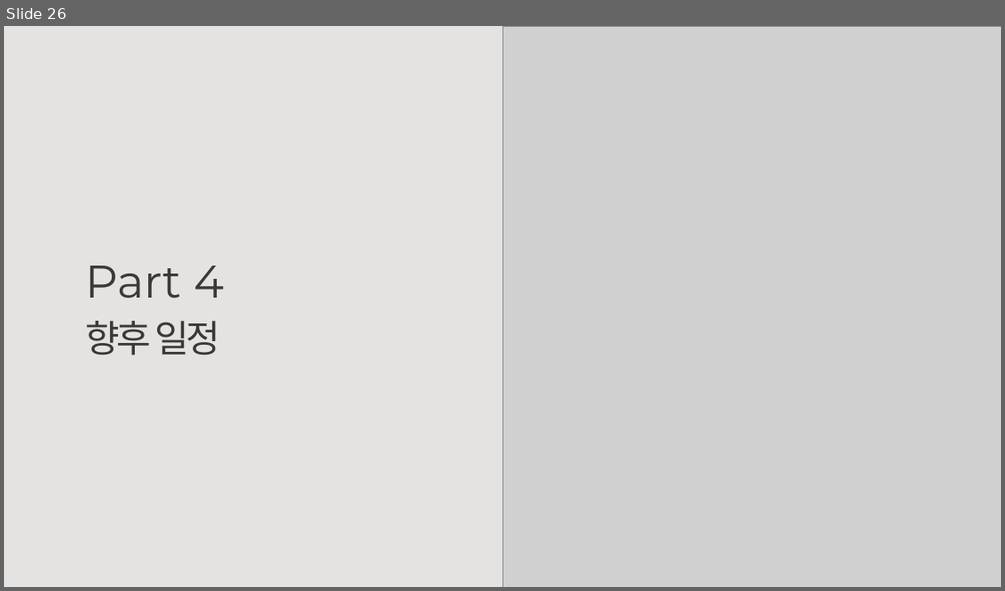
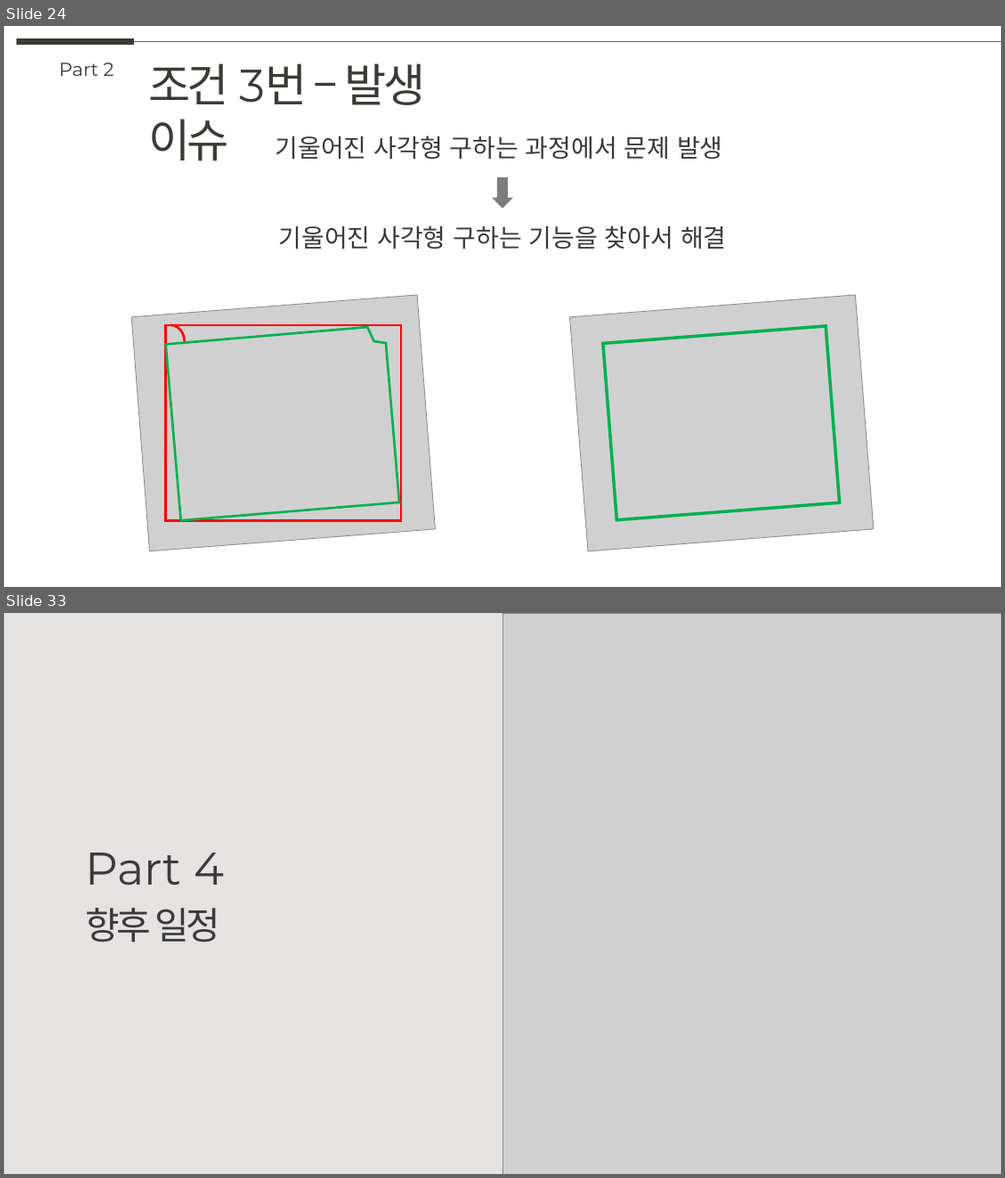
Before and after one commit to knudatascientists/lg-innotek-projects, a slide deck: docs/중간_보고서.pptx. Shown one above the other, each under a label of ours: slide 26 before the commit, slides 24 and 33 after it; the slides between them are not shown. The pictures are 1005x591 and 1005x1178 pixels, drawn with LibreOffice and Linux fonts; fonts in the diff are those of the drawing; grey boxes stand for pictures. Boxes give left, top, right and bottom in pixels: in the first picture for what was removed or moved away, otherwise in the second. Text is boxed around its words. In the diff, an @@ line names an element or a change of style, - is before the commit and + after.

```diff
--- a/docs/중간_보고서.pptx
+++ b/docs/중간_보고서.pptx
@@ slide 24 added at (x1=4, y1=26, x2=1001, y2=587), background #FFFFFF @@
@@ line added from (16, 42) to (134, 42), #3D3A35 6 pt @@
@@ line added from (134, 42) to (1001, 42), #5F5F5D 0.5 pt @@
@@ text added at (x1=59, y1=62, x2=114, y2=76), 18 pt, text #3D3A35 @@
+Part 2
@@ text added at (x1=148, y1=63, x2=426, y2=161), 44 pt, text #3D3A35 @@
+조건 3번 – 발생 이슈
@@ text added at (x1=275, y1=135, x2=723, y2=160), 24 pt, text #3A3838 @@
+기울어진 사각형 구하는 과정에서 문제 발생
@@ down arrow added at (x1=492, y1=177, x2=512, y2=208), fill #7C7C7A @@
@@ text added at (x1=279, y1=225, x2=727, y2=249), 24 pt, text #3A3838 @@
+기울어진 사각형 구하는 기능을 찾아서 해결
@@ picture added at (x1=131, y1=295, x2=435, y2=551) @@
@@ picture added at (x1=570, y1=295, x2=874, y2=551) @@
@@ arc (boxed as its full ellipse) added at (x1=157, y1=325, x2=185, y2=359), outline #FF0000 2.25 pt @@
@@ rectangle added at (x1=165, y1=325, x2=401, y2=521), outline #FF0000 2.25 pt @@
@@ freeform shape added at (x1=165, y1=327, x2=399, y2=520), outline #00B050 2.25 pt @@
@@ rectangle added at (x1=603, y1=326, x2=840, y2=520), outline #00B050 3 pt @@
@@ what was slide 26 is now slide 33 @@
```
Also in this commit, not shown: 20 slides changed, 12 other slides added, 1 slide removed, 18 other files.
